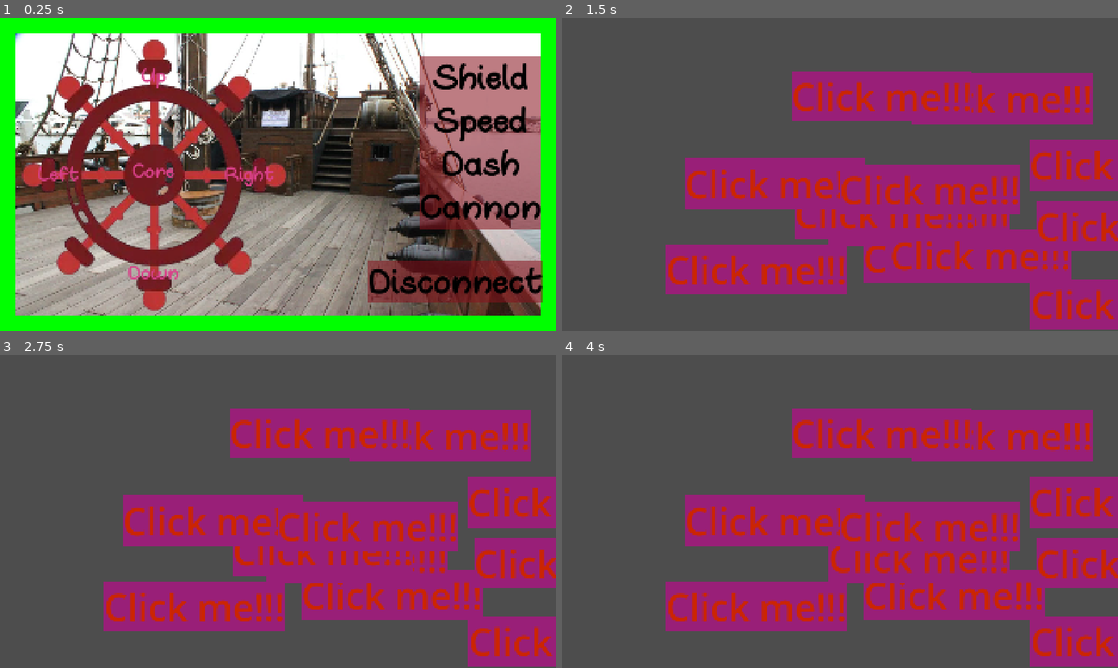
Above: before the commit, frames 1-4 (two rows, left to right).
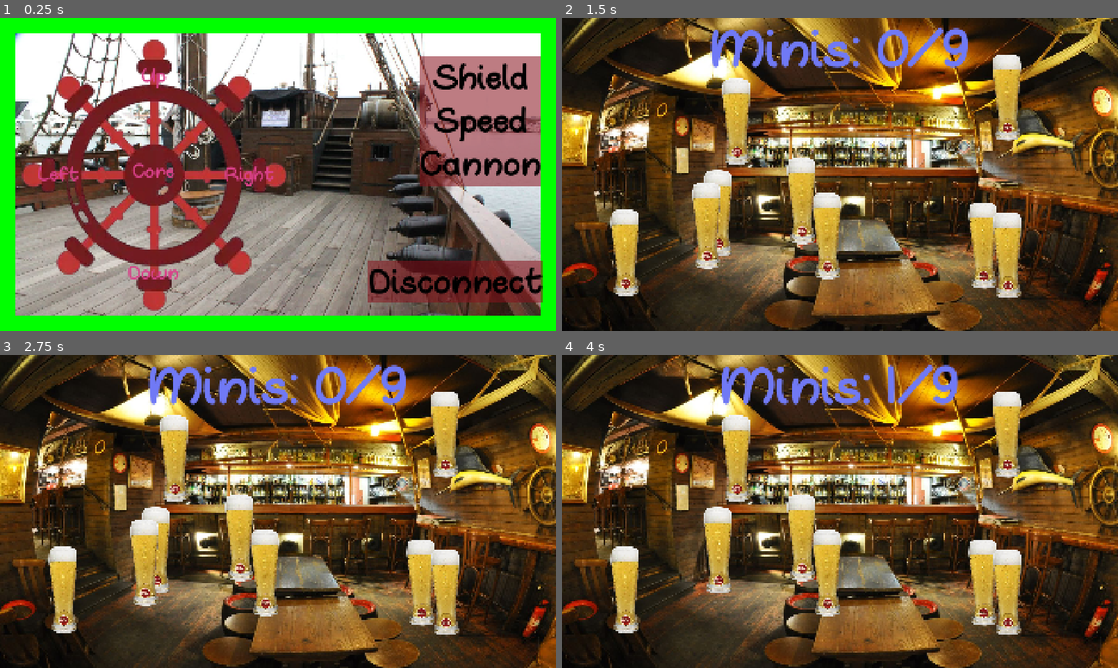
Above: after the commit, the same moments.

Repository: StoriTella/drunkenflyersclient
Game: Godot game, scene res://scenes/game.tscn
Same seed, same stepped clock (60 frames per second), same inputs: the game is played once before the commit and once after it. This scene is started directly instead of the project's main scene. Sound files missing from this copy of the repository are replaced by a short silence.
Inputs (mouse positions are in pixels of both pictures, inside the frame that each line leads up to):
- Up to frame 1 (0.25 s): no input
- Up to frame 2 (1.5 s): click "Shield" at 0.5 s; click (867, 299) at 1.25 s, where only the run before the commit has a clickable "Click me!!!"
- Up to frame 3 (2.75 s): click (389, 596) at 2 s, where only the run before the commit has a clickable "Click me!!!"
- Up to frame 4 (4 s): click (717, 549) at 2.77 s; click (917, 558) at 3.5 s, where only the run before the commit has a clickable "Click me!!!"

The runs differ from the first frame. In frame 1, 3.7% of the frame differs, in the area x 75-98%, y 42-68%; in frame 2, 100%; in frame 3, 100%; in frame 4, 100%, in the area x 0-100%, y 0-100%.

Commit message:
change minigames ui

Diff:
--- /dev/null
+++ b/assets/themes/minigame_theme.tres
@@ -0,0 +1,86 @@
+[gd_resource type="Theme" format=3 uid="uid://cn7xgpeml4avt"]
+
+[ext_resource type="FontFile" uid="uid://kkifsidkncfn" path="res://assets/fonts/oh-whale-font/Ohwhale-6Ozo.otf" id="1_3scer"]
+[ext_resource type="FontFile" uid="uid://c1in8m8dlijv3" path="res://assets/fonts/oh-whale-font/OhWhale-oYZq.ttf" id="2_amwau"]
+
+[sub_resource type="StyleBoxFlat" id="StyleBoxFlat_18qmp"]
+content_margin_left = 4.0
+content_margin_top = 4.0
+content_margin_right = 4.0
+content_margin_bottom = 4.0
+bg_color = Color(0.101960786, 0.101960786, 0.101960786, 0)
+corner_radius_top_left = 3
+corner_radius_top_right = 3
+corner_radius_bottom_right = 3
+corner_radius_bottom_left = 3
+corner_detail = 5
+
+[sub_resource type="StyleBoxFlat" id="StyleBoxFlat_xktey"]
+content_margin_left = 4.0
+content_margin_top = 4.0
+content_margin_right = 4.0
+content_margin_bottom = 4.0
+bg_color = Color(1, 1, 1, 0.75)
+draw_center = false
+border_width_left = 2
+border_width_top = 2
+border_width_right = 2
+border_width_bottom = 2
+corner_radius_top_left = 3
+corner_radius_top_right = 3
+corner_radius_bottom_right = 3
+corner_radius_bottom_left = 3
+corner_detail = 5
+expand_margin_left = 2.0
+expand_margin_top = 2.0
+expand_margin_right = 2.0
+expand_margin_bottom = 2.0
+
+[sub_resource type="StyleBoxEmpty" id="StyleBoxEmpty_ho3pc"]
+
+[sub_resource type="StyleBoxFlat" id="StyleBoxFlat_ck3ol"]
+bg_color = Color(0.5294118, 0.07450981, 0.11372549, 0.5529412)
+
+[sub_resource type="StyleBoxFlat" id="StyleBoxFlat_tmngq"]
+content_margin_left = 4.0
+content_margin_top = 4.0
+content_margin_right = 4.0
+content_margin_bottom = 4.0
+bg_color = Color(0, 0, 0, 0.6)
+corner_radius_top_left = 3
+corner_radius_top_right = 3
+corner_radius_bottom_right = 3
+corner_radius_bottom_left = 3
+corner_detail = 5
+
+[resource]
+Button/colors/font_color = Color(0, 0, 0, 1)
+Button/colors/font_disabled_color = Color(1, 1, 1, 0.13725491)
+Button/colors/font_focus_color = Color(0.95, 0.95, 0.95, 1)
+Button/colors/font_hover_color = Color(0.95, 0.95, 0.95, 1)
+Button/colors/font_hover_pressed_color = Color(1, 1, 1, 1)
+Button/colors/font_outline_color = Color(0, 0, 0, 1)
+Button/colors/font_pressed_color = Color(1, 1, 1, 1)
+Button/colors/icon_disabled_color = Color(1, 1, 1, 0.4)
+Button/colors/icon_focus_color = Color(1, 1, 1, 1)
+Button/colors/icon_hover_color = Color(1, 1, 1, 1)
+Button/colors/icon_hover_pressed_color = Color(1, 1, 1, 1)
+Button/colors/icon_normal_color = Color(1, 1, 1, 1)
+Button/colors/icon_pressed_color = Color(1, 1, 1, 1)
+Button/constants/align_to_largest_stylebox = 0
+Button/constants/h_separation = 4
+Button/constants/icon_max_width = 0
+Button/constants/outline_size = 0
+Button/font_sizes/font_size = 130
+Button/fonts/font = ExtResource("1_3scer")
+Button/styles/disabled = SubResource("StyleBoxFlat_18qmp")
+Button/styles/focus = SubResource("StyleBoxFlat_xktey")
+Button/styles/hover = SubResource("StyleBoxEmpty_ho3pc")
+Button/styles/normal = SubResource("StyleBoxFlat_ck3ol")
+Button/styles/pressed = SubResource("StyleBoxFlat_tmngq")
+Label/colors/font_color = Color(0.43886966, 0.47512245, 0.95991844, 1)
+Label/font_sizes/font_size = 200
+Label/fonts/font = ExtResource("2_amwau")
+ProgressBar/colors/font_color = Color(0.9490196, 0, 0.9490196, 1)
+ProgressBar/font_sizes/font_size = 200
+ProgressBar/fonts/font = ExtResource("1_3scer")
--- a/scenes/game.tscn
+++ b/scenes/game.tscn
@@ -181,10 +181,6 @@
 layout_mode = 2
 text = "Speed"
 
-[node name="DashButton" type="Button" parent="RightPanel/VBoxContainer" unique_id=1001308087]
-layout_mode = 2
-text = "Dash"
-
 [node name="SpikeButton" type="Button" parent="RightPanel/VBoxContainer" unique_id=82594297]
 layout_mode = 2
 text = "Cannon"
@@ -197,5 +193,4 @@
 [connection signal="pressed" from="RightPanel/Disconnect" to="." method="_on_disconnect_pressed"]
 [connection signal="pressed" from="RightPanel/VBoxContainer/ShieldButton" to="." method="_on_shield_button_pressed"]
 [connection signal="pressed" from="RightPanel/VBoxContainer/SpeedButton" to="." method="_on_speed_button_pressed"]
-[connection signal="pressed" from="RightPanel/VBoxContainer/DashButton" to="." method="_on_dash_button_pressed"]
 [connection signal="pressed" from="RightPanel/VBoxContainer/SpikeButton" to="." method="_on_spike_button_pressed"]
--- a/scenes/minigames/ButtonSmash.tscn
+++ /dev/null
@@ -1,19 +0,0 @@
-[gd_scene format=3 uid="uid://ckn2nt3isn713"]
-
-[ext_resource type="Script" uid="uid://bh1okk7ojg2c3" path="res://scripts/minigames/buttonsmash.gd" id="1_y6uun"]
-
-[node name="ButtonSmash" type="Control" unique_id=1653149477]
-layout_mode = 3
-anchors_preset = 15
-anchor_right = 1.0
-anchor_bottom = 1.0
-grow_horizontal = 2
-grow_vertical = 2
-size_flags_horizontal = 3
-size_flags_vertical = 3
-script = ExtResource("1_y6uun")
-
-[node name="Timer" type="Timer" parent="." unique_id=711869509]
-wait_time = 10.0
-
-[connection signal="timeout" from="Timer" to="." method="_on_timer_timeout"]
--- a/scenes/minigames/Spike.tscn
+++ b/scenes/minigames/Cannon.tscn
@@ -1,6 +1,6 @@
 [gd_scene format=3 uid="uid://3x8dq3m1dcnq"]
 
-[ext_resource type="Script" uid="uid://buvrvuefsxq5u" path="res://scripts/minigames/spike.gd" id="1_ukgkm"]
+[ext_resource type="Script" uid="uid://buvrvuefsxq5u" path="res://scripts/minigames/cannon.gd" id="1_ukgkm"]
 
 [sub_resource type="Theme" id="Theme_ukgkm"]
 default_font_size = 200
--- a/scenes/minigames/CoreMinigame.tscn
+++ b/scenes/minigames/CoreMinigame.tscn
@@ -1,6 +1,8 @@
 [gd_scene format=3 uid="uid://p5l7lnxohqb6"]
 
+[ext_resource type="Theme" uid="uid://cn7xgpeml4avt" path="res://assets/themes/minigame_theme.tres" id="1_k20ua"]
 [ext_resource type="Script" uid="uid://bkidgn0a80kxl" path="res://scripts/minigames/core_minigame.gd" id="1_yb6ud"]
+[ext_resource type="Texture2D" uid="uid://bw80ehylap2oq" path="res://assets/minigames/core_minigame_background.jpg" id="3_bs5lh"]
 
 [sub_resource type="Theme" id="Theme_emng5"]
 default_font_size = 200
@@ -12,7 +14,17 @@
 anchor_bottom = 1.0
 grow_horizontal = 2
 grow_vertical = 2
+theme = ExtResource("1_k20ua")
 script = ExtResource("1_yb6ud")
+
+[node name="TextureRect" type="TextureRect" parent="." unique_id=64105567]
+layout_mode = 1
+anchors_preset = 15
+anchor_right = 1.0
+anchor_bottom = 1.0
+grow_horizontal = 2
+grow_vertical = 2
+texture = ExtResource("3_bs5lh")
 
 [node name="Timer" type="Timer" parent="." unique_id=1936163062]
 wait_time = 25.0
@@ -22,12 +34,12 @@
 anchors_preset = 5
 anchor_left = 0.5
 anchor_right = 0.5
-offset_left = -404.0
-offset_top = 42.0
-offset_right = 399.0
-offset_bottom = 315.0
+offset_left = -934.0
+offset_right = 929.0
+offset_bottom = 273.0
 grow_horizontal = 2
 theme = SubResource("Theme_emng5")
-text = "ROTATE!!!!"
+text = "Test"
+horizontal_alignment = 1
 
 [connection signal="timeout" from="Timer" to="." method="_on_timer_timeout"]
--- /dev/null
+++ b/scenes/minigames/Shield.tscn
@@ -0,0 +1,40 @@
+[gd_scene format=3 uid="uid://ckn2nt3isn713"]
+
+[ext_resource type="Theme" uid="uid://cn7xgpeml4avt" path="res://assets/themes/minigame_theme.tres" id="1_8p378"]
+[ext_resource type="Script" uid="uid://bh1okk7ojg2c3" path="res://scripts/minigames/shield.gd" id="1_c2adm"]
+[ext_resource type="Texture2D" uid="uid://8qitr22knxbn" path="res://assets/minigames/shield_background.jpg" id="2_8p378"]
+
+[node name="Shield" type="Control" unique_id=1653149477]
+layout_mode = 3
+anchors_preset = 15
+anchor_right = 1.0
+anchor_bottom = 1.0
+grow_horizontal = 2
+grow_vertical = 2
+size_flags_horizontal = 3
+size_flags_vertical = 3
+theme = ExtResource("1_8p378")
+script = ExtResource("1_c2adm")
+
+[node name="Timer" type="Timer" parent="." unique_id=711869509]
+wait_time = 10.0
+
+[node name="TextureRect" type="TextureRect" parent="." unique_id=1537522045]
+layout_mode = 1
+anchors_preset = 15
+anchor_right = 1.0
+anchor_bottom = 1.0
+grow_horizontal = 2
+grow_vertical = 2
+texture = ExtResource("2_8p378")
+
+[node name="ScoreLabel" type="Label" parent="." unique_id=442717069]
+layout_mode = 1
+anchors_preset = 10
+anchor_right = 1.0
+offset_bottom = 222.0
+grow_horizontal = 2
+text = "DRINK"
+horizontal_alignment = 1
+
+[connection signal="timeout" from="Timer" to="." method="_on_timer_timeout"]
--- a/scenes/minigames/Slide.tscn
+++ /dev/null
@@ -1,36 +0,0 @@
-[gd_scene format=3 uid="uid://dedwsy2s4o834"]
-
-[ext_resource type="Script" uid="uid://c87vg8mhesrcu" path="res://scripts/minigames/slide.gd" id="1_q8woq"]
-[ext_resource type="Theme" uid="uid://bbsb0mwr08726" path="res://assets/themes/ButtonThemes.tres" id="2_a2v6o"]
-
-[node name="Slide" type="Control" unique_id=143968052]
-layout_mode = 3
-anchors_preset = 15
-anchor_right = 1.0
-anchor_bottom = 1.0
-grow_horizontal = 2
-grow_vertical = 2
-script = ExtResource("1_q8woq")
-
-[node name="Timer" type="Timer" parent="." unique_id=2127282668]
-wait_time = 3.0
-
-[node name="Label" type="Label" parent="." unique_id=898610466]
-layout_mode = 1
-anchors_preset = 8
-anchor_left = 0.5
-anchor_top = 0.5
-anchor_right = 0.5
-anchor_bottom = 0.5
-offset_left = -20.0
-offset_top = -11.5
-offset_right = 20.0
-offset_bottom = 11.5
-grow_horizontal = 2
-grow_vertical = 2
-theme = ExtResource("2_a2v6o")
-text = "Slide"
-
-[node name="Line2D" type="Line2D" parent="." unique_id=596684389]
-
-[connection signal="timeout" from="Timer" to="." method="_on_timer_timeout"]
--- a/scenes/minigames/Agitate.tscn
+++ b/scenes/minigames/Speed.tscn
@@ -1,7 +1,9 @@
 [gd_scene format=3 uid="uid://cjd54iomxgwx5"]
 
-[ext_resource type="Script" uid="uid://cr2ehwc1b14vu" path="res://scripts/minigames/agitate.gd" id="1_emng5"]
+[ext_resource type="Script" uid="uid://cr2ehwc1b14vu" path="res://scripts/minigames/speed.gd" id="1_emng5"]
+[ext_resource type="Theme" uid="uid://cn7xgpeml4avt" path="res://assets/themes/minigame_theme.tres" id="1_rpnix"]
 [ext_resource type="AudioStream" uid="uid://d2pkghnbga3eg" path="res://assets/powerups_sounds/rema.mp3" id="2_r6akm"]
+[ext_resource type="Texture2D" uid="uid://d2eyhaf2r4phg" path="res://assets/minigames/speed_background.jpg" id="3_ws31w"]
 
 [sub_resource type="Theme" id="Theme_emng5"]
 default_font_size = 200
@@ -13,7 +15,19 @@
 anchor_bottom = 1.0
 grow_horizontal = 2
 grow_vertical = 2
+theme = ExtResource("1_rpnix")
 script = ExtResource("1_emng5")
+
+[node name="TextureRect" type="TextureRect" parent="." unique_id=1128778469]
+layout_mode = 1
+anchors_preset = 15
+anchor_right = 1.0
+anchor_bottom = 1.0
+offset_top = -97.5
+offset_bottom = 97.5
+grow_horizontal = 2
+grow_vertical = 2
+texture = ExtResource("3_ws31w")
 
 [node name="Timer" type="Timer" parent="." unique_id=1936163062]
 wait_time = 5.0
@@ -25,10 +39,10 @@
 anchor_top = 0.5
 anchor_right = 0.5
 anchor_bottom = 0.5
-offset_left = -396.0
-offset_top = -101.0
-offset_right = 404.0
-offset_bottom = 99.0
+offset_left = -964.0
+offset_top = 70.0
+offset_right = 952.0
+offset_bottom = 381.0
 grow_horizontal = 2
 grow_vertical = 2
 
--- a/scripts/client/game.gd
+++ b/scripts/client/game.gd
@@ -10,7 +10,6 @@
 
 @onready var shield_button = $RightPanel/VBoxContainer/ShieldButton
 @onready var speed_button = $RightPanel/VBoxContainer/SpeedButton
-@onready var dash_button = $RightPanel/VBoxContainer/DashButton
 @onready var spike_button = $RightPanel/VBoxContainer/SpikeButton
 
 @onready var background: ColorRect = $Background
@@ -30,31 +29,23 @@
 func _on_shield_button_pressed() -> void:
 	shield_button.disabled = true
 	PowerupTimers.start_shield()
-	get_tree().change_scene_to_file("res://scenes/minigames/ButtonSmash.tscn")
+	get_tree().change_scene_to_file("res://scenes/minigames/Shield.tscn")
 
 func _on_speed_button_pressed() -> void:
 	speed_button.disabled = true
 	PowerupTimers.start_speed()
-	get_tree().change_scene_to_file("res://scenes/minigames/Agitate.tscn")
-
-func _on_dash_button_pressed() -> void:
-	speed_button.disabled = true
-	PowerupTimers.start_dash()
-	get_tree().change_scene_to_file("res://scenes/minigames/Slide.tscn")
+	get_tree().change_scene_to_file("res://scenes/minigames/Speed.tscn")
 
 func _on_spike_button_pressed() -> void:
 	spike_button.disabled = true
 	PowerupTimers.start_spike()
-	get_tree().change_scene_to_file("res://scenes/minigames/Spike.tscn")
+	get_tree().change_scene_to_file("res://scenes/minigames/Cannon.tscn")
 
 func set_shield_button_enabled(enabled: bool):
 	shield_button.disabled = not enabled
 
 func set_speed_button_enabled(enabled: bool):
 	speed_button.disabled = not enabled
-
-func set_dash_button_enabled(enabled: bool):
-	dash_button.disabled = not enabled
 
 func set_spike_button_enabled(enabled: bool):
 	spike_button.disabled = not enabled
--- a/scripts/client/game_status_timers.gd
+++ b/scripts/client/game_status_timers.gd
@@ -2,17 +2,14 @@
 
 var shield_timer: Timer
 var speed_timer: Timer
-var dash_timer: Timer
 var spike_timer: Timer
 
 var shield_enabled: bool = false
 var speed_enabled: bool = false
-var dash_enabled: bool = false
 var spike_enabled: bool = false
 
 @export var shield_duration: float = 60.0
 @export var speed_duration: float = 30.0
-@export var dash_duration: float = 5.0
 @export var spike_duration: float = 3.0
 
 func _ready():
@@ -29,11 +26,6 @@
 	speed_timer.timeout.connect(_on_speed_timeout)
 	add_child(speed_timer)
 
-	dash_timer = Timer.new()
-	dash_timer.one_shot = true
-	dash_timer.timeout.connect(_on_dash_timeout)
-	add_child(dash_timer)
-
 	spike_timer = Timer.new()
 	spike_timer.one_shot = true
 	spike_timer.timeout.connect(_on_spike_timeout)
@@ -49,11 +41,6 @@
 	speed_timer.start(speed_duration)
 	update_button_state("speed", false)
 
-func start_dash():
-	dash_enabled = true
-	dash_timer.start(dash_duration)
-	update_button_state("dash", false)
-
 func start_spike():
 	spike_enabled = true
 	spike_timer.start(spike_duration)
@@ -67,8 +54,6 @@
 				game.set_shield_button_enabled(enabled)
 			"speed":
 				game.set_speed_button_enabled(enabled)
-			"dash":
-				game.set_dash_button_enabled(enabled)
 			"spike":
 				game.set_spike_button_enabled(enabled)
 
@@ -80,10 +65,6 @@
 	speed_enabled = false
 	update_button_state("speed", true)
 
-func _on_dash_timeout():
-	dash_enabled = false
-	update_button_state("dash", true)
-
 func _on_spike_timeout():
 	spike_enabled = false
 	update_button_state("spike", true)
@@ -93,5 +74,4 @@
 		var game = get_node("/root/Game")
 		game.set_shield_button_enabled(not shield_enabled)
 		game.set_speed_button_enabled(not speed_enabled)
-		game.set_dash_button_enabled(not dash_enabled)
 		game.set_spike_button_enabled(not spike_enabled)
--- a/scripts/client/global.gd
+++ b/scripts/client/global.gd
@@ -33,7 +33,7 @@
 var player_character: int
 
 #Sound
-@export var sound_cooldown_ms: int = 1000
+@export var sound_cooldown_ms: int = 500
 var last_sound_time: int = 0
 
 func _on_disconnect_button_pressed():
@@ -168,7 +168,7 @@
 
 @rpc("any_peer", "call_remote", "reliable")
 func core_disabled_sound():
-	SoundEffects.play_random_sound(preload("res://assets/damage_sounds/core_disabled_sound.mp3"))
+	SoundEffects.start_core_fire_sound()
 
 #Setup server
 @rpc("any_peer","call_remote", "reliable")
--- a/scripts/minigames/buttonsmash.gd
+++ /dev/null
@@ -1,64 +0,0 @@
-extends Control
-
-@export var min_buttons: int = 10
-@export var max_buttons: int = 15
-@export var button_text: String = "Click me!!!"
-@export var button_width: int = 100
-@export var button_height: int = 60
-@export var button_theme: Theme = preload("res://assets/themes/button_smash.tres")
-
-@onready var timer: Timer = $Timer
-var is_complete: bool = false
-
-var buttons_clicked: int = 0
-var total_buttons: int = 0
-var button_list: Array = []
-
-func _ready():
-	start_minigame()
-
-func start_minigame():
-	Minigames.is_in_minigame(true)
-	clear_buttons()
-	total_buttons = randi_range(min_buttons, max_buttons)
-	buttons_clicked = 0
-	create_buttons()
-	timer.start()
-
-func create_buttons():
-	var screen_size = get_viewport().get_visible_rect().size
-	var margin = 100
-
-	for i in range(total_buttons):
-		var button = Button.new()
-		button.theme = button_theme
-		button.text = button_text
-		button.size = Vector2(button_width, button_height)
-
-		var random_x = randf_range(margin, screen_size.x - button_width - margin)
-		var random_y = randf_range(margin, screen_size.y - button_height - margin)
-		button.position = Vector2(random_x, random_y)
-
-		button.pressed.connect(_on_button_pressed.bind(button))
-		add_child(button)
-		button_list.append(button)
-
-func _on_button_pressed(button: Button):
-	button.queue_free()
-	buttons_clicked += 1
-
-	if buttons_clicked >= total_buttons:
-		is_complete = true
-		Minigames.complete_minigame()
-		SoundEffects.shield_minigame_finnish_sound()
-		Global.rpc("add_shield_powerup")
-
-func clear_buttons():
-	for child in get_children():
-		if child is Button:
-			child.queue_free()
-
-
-func _on_timer_timeout() -> void:
-	SoundEffects.lose_minigame_sound()
-	Minigames.complete_minigame()
--- a/scripts/minigames/core_minigame.gd
+++ b/scripts/minigames/core_minigame.gd
@@ -7,6 +7,8 @@
 
 @onready var timer: Timer = $Timer
 @onready var score_label = $ScoreLabel
+
+@export var ball_asset = load("res://assets/minigames/water_bucket.png")
 
 var balls_clicked: int = 0
 var total_balls: int = 0
@@ -22,7 +24,7 @@
 	screen_size = get_viewport().get_visible_rect().size
 	total_balls = randi_range(min_ball_count, max_ball_count)
 	balls_clicked = 0
-	score_label.text = "Minis: 0/" + str(total_balls)
+	score_label.text = "Water Buckets: 0/" + str(total_balls)
 	create_balls()
 	timer.start()
 
@@ -39,7 +41,7 @@
 		ball.add_theme_stylebox_override("normal", style)
 
 		var sprite = Sprite2D.new()
-		sprite.texture = load("res://assets/minigames/ball.webp")
+		sprite.texture = ball_asset
 		var texture_size = sprite.texture.get_size()
 		var scale_x = ball_size / texture_size.x
 		var scale_y = ball_size / texture_size.y
@@ -61,14 +63,15 @@
 
 func _on_ball_pressed(ball: Button):
 	if ball in ball_list:
+		SoundEffects.water_sound()
 		ball_list.erase(ball)
 		ball.queue_free()
 		balls_clicked += 1
-		score_label.text = "Minis: " + str(balls_clicked) + "/" + str(total_balls)
+		score_label.text = "Water Buckets: " + str(balls_clicked) + "/" + str(total_balls)
 
 		if balls_clicked >= total_balls:
 			is_complete = true
-			SoundEffects.win_minigame_sound()
+			SoundEffects.stop_core_fire_sound()
 			Minigames.complete_minigame()
 			Global.rpc("repair_systems_core")
 
--- /dev/null
+++ b/scripts/minigames/shield.gd
@@ -0,0 +1,76 @@
+extends Control
+
+@export var min_ball_count: int = 7
+@export var max_ball_count: int = 10
+@export var ball_size_y: int = 300
+@export var ball_size_x: int = 100
+@export var ball_asset = load("res://assets/minigames/shield_ball_minigame.png")
+
+@onready var timer: Timer = $Timer
+@onready var score_label = $ScoreLabel
+
+var balls_clicked: int = 0
+var total_balls: int = 0
+var ball_list: Array = []
+var screen_size: Vector2
+var is_complete: bool = false
+
+func _ready():
+	start_minigame()
+
+func start_minigame():
+	Minigames.is_in_minigame(true)
+	screen_size = get_viewport().get_visible_rect().size
+	total_balls = randi_range(min_ball_count, max_ball_count)
+	balls_clicked = 0
+	score_label.text = "Minis: 0/" + str(total_balls)
+	create_balls()
+	timer.start()
+
+func create_balls():
+	var margin = 50
+
+	for i in range(total_balls):
+		var ball = Button.new()
+		ball.text = ""
+		ball.size = Vector2(ball_size_x, ball_size_y)
+
+		var style = StyleBoxFlat.new()
+		style.bg_color = Color(1, 0.5, 0, 0)
+		ball.add_theme_stylebox_override("normal", style)
+
+		var sprite = Sprite2D.new()
+		sprite.texture = ball_asset
+		var texture_size = sprite.texture.get_size()
+		var scale_x = ball_size_x / texture_size.x
+		var scale_y = ball_size_y / texture_size.y
+		sprite.scale = Vector2(scale_x, scale_y)
+		sprite.position = Vector2(ball_size_x/2, ball_size_y/2)
+		ball.add_child(sprite)
+
+		var random_x = randf_range(margin, screen_size.x - ball_size_x - margin)
+		var random_y = randf_range(margin, screen_size.y - ball_size_y - margin)
+		ball.position = Vector2(random_x, random_y)
+
+		ball.pressed.connect(_on_ball_pressed.bind(ball))
+		add_child(ball)
+		ball_list.append(ball)
+
+func _on_ball_pressed(ball: Button):
+	if ball in ball_list:
+		SoundEffects.drink_sound()
+		ball_list.erase(ball)
+		ball.queue_free()
+		balls_clicked += 1
+		score_label.text = "Minis: " + str(balls_clicked) + "/" + str(total_balls)
+
+		if balls_clicked >= total_balls:
+			is_complete = true
+			SoundEffects.burp_sound()
+			Minigames.complete_minigame()
+			Global.rpc("add_shield_powerup")
+
+func _on_timer_timeout():
+	if is_complete:
+		return
+	Minigames.lose_minigame_sound()
--- a/scripts/minigames/slide.gd
+++ /dev/null
@@ -1,54 +0,0 @@
-extends Control
-
-@onready var line: Line2D = $Line2D
-
-@export var dash_force: float = 500.0
-@export var min_dash_power: float = 100.0
-@export var max_dash_power: float = 500.0
-@export var reference_length: float = 100.0
-
-var swipe_start: Vector2 = Vector2.ZERO
-var swipe_end: Vector2 = Vector2.ZERO
-var is_swiping: bool = false
-var is_complete: bool = false
-
-func _ready():
-	Global.is_in_minigame = true
-
-func _input(event):
-	if event is InputEventScreenTouch or event is InputEventMouseButton:
-		if event.pressed:
-			swipe_start = event.position
-			is_swiping = true
-		else:
-			if is_swiping:
-				swipe_end = event.position
-				process_swipe()
-				is_swiping = false
-
-	if (event is InputEventScreenDrag or event is InputEventMouseMotion) and is_swiping:
-		update_swipe_preview(event.position)
-
-func process_swipe():
-	var swipe_vector = swipe_end - swipe_start
-	var swipe_length = swipe_vector.length()
-
-	var swipe_direction = swipe_vector.normalized()
-	var dash_power = clamp(swipe_length / reference_length, min_dash_power, max_dash_power)
-	var final_force = dash_force * dash_power
-
-	Global.rpc("perform_dash", swipe_direction, final_force)
-	is_complete = true
-	SoundEffects.dash_minigame_finnish_sound()
-	Minigames.complete_minigame()
-
-func update_swipe_preview(current_pos: Vector2):
-	line.clear_points()
-	line.add_point(swipe_start)
-	line.add_point(current_pos)
-
-func _on_timer_timeout() -> void:
-	if is_complete:
-		return
-	SoundEffects.lose_minigame_sound()
-	Minigames.complete_minigame()
--- a/scripts/utils/sound_effects.gd
+++ b/scripts/utils/sound_effects.gd
@@ -5,6 +5,7 @@
 @export var pitch_max: float = 1.2
 @export var speed_min: float = 0.8
 @export var speed_max: float = 1.2
+var core_fire_sound: AudioStreamPlayer
 
 func win_minigame_sound():
 	play_random_sound(preload("res://assets/win_minigame.mp3"))
@@ -24,6 +25,25 @@
 func shield_minigame_finnish_sound():
 	play_random_sound(preload("res://assets/powerups_sounds/spikes.mp3"))
 
+func drink_sound():
+	play_random_sound(preload("res://assets/minigames/drink.mp3"))
+
+func burp_sound():
+	play_random_sound(preload("res://assets/minigames/burp.mp3"))
+
+func water_sound():
+	play_random_sound(preload("res://assets/minigames/water_bucket.mp3"))
+
+func start_core_fire_sound():
+	core_fire_sound = AudioStreamPlayer.new()
+	core_fire_sound.stream = preload("res://assets/fire.mp3")
+	core_fire_sound.volume_db = 0   # ou ajusta conforme necessário
+	add_child(core_fire_sound)
+
+func stop_core_fire_sound():
+	if core_fire_sound and not core_fire_sound.playing:
+		core_fire_sound.play()
+
 func play_random_sound(sound: AudioStream):
 	var player = AudioStreamPlayer2D.new()
 
Not shown, added: assets/fire.mp3.import
Not shown, added: assets/minigames/burp.mp3.import
Binary file added: assets/minigames/cannon.png
Not shown, added: assets/minigames/cannon.png.import
Binary file added: assets/minigames/cannonball.png
Not shown, added: assets/minigames/cannonball.png.import
Binary file added: assets/minigames/core_minigame_background.jpg
Not shown, added: assets/minigames/core_minigame_background.jpg.import
Not shown, added: assets/minigames/drink.mp3.import
Not shown, added: assets/minigames/fire.mp3.import
Binary file added: assets/minigames/shield_background.jpg
Not shown, added: assets/minigames/shield_background.jpg.import
(and 18 more such lines)
